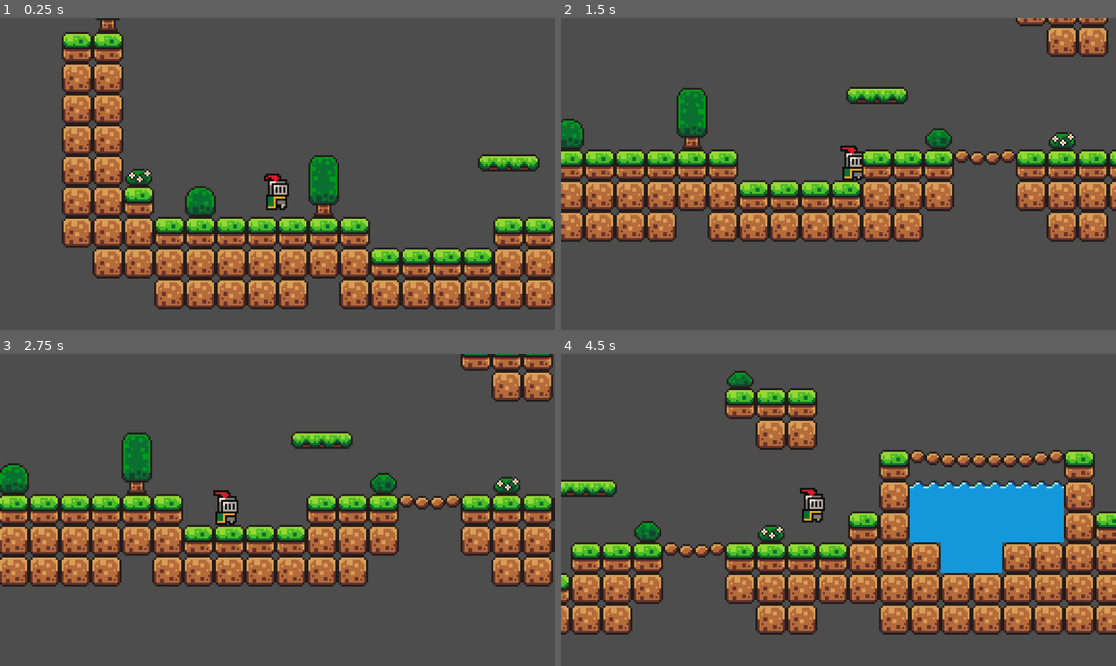
Above: before the commit, frames 1-4 (two rows, left to right).
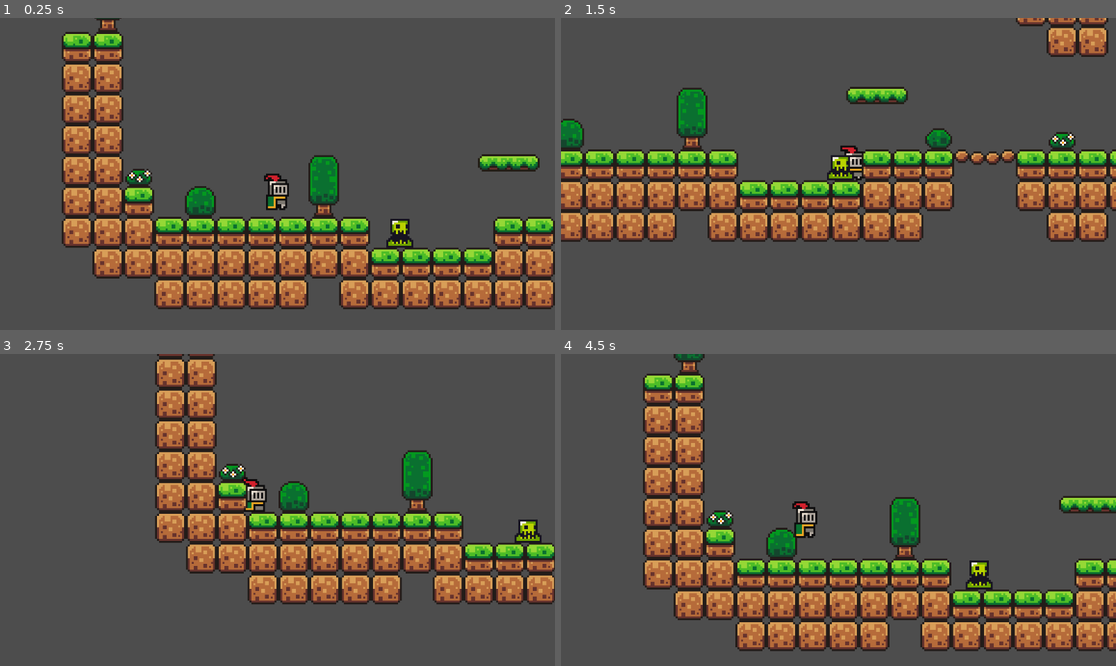
Above: after the commit, the same moments.

Repository: MevyDev/godot-brackeys-tutorial-2d
Game: Godot game, scene res://levels/level1/level_1.tscn
Two runs of this game, one before a commit and one after it. Both use one fixed random seed, a clock stepped at 60 frames per second and the inputs below.
Inputs:
- Up to frame 1 (0.25 s): no input
- Up to frame 2 (1.5 s): tap Enter (ui_accept) at 0.5, 0.77 s; hold Right (ui_right) from 0.53 s (still down)
- Up to frame 3 (2.75 s): tap Enter (ui_accept) at 1.52 s; release Right (ui_right) at 2.03 s; hold Left (ui_left) from 2.03 s (still down)
- Up to frame 4 (4.5 s): release Left (ui_left) at 2.78 s; hold Right (ui_right) 2.78-4.28 s; tap Enter (ui_accept) at 3.02, 3.77 s; hold Left (ui_left) from 4.28 s (still down)

The runs differ from the first frame. In frame 1, 0.4% of the frame differs, in the area x 69-75%, y 64-74%; in frame 2, 0.3%; in frame 3, 40%; in frame 4, 50%, in the area x 0-100%, y 0-96%.

Commit message:
add enemy to level 1

Diff:
--- a/entities/enemy/enemy.gd
+++ b/entities/enemy/enemy.gd
@@ -12,4 +12,4 @@
 		direction = 1
 	if(ray_cast_right.is_colliding()):
 		direction = -1
-	position.y += speed * delta * direction
+	position.x += speed * delta * direction
--- a/entities/enemy/enemy.tscn
+++ b/entities/enemy/enemy.tscn
@@ -57,7 +57,7 @@
 position = Vector2(0, -12)
 sprite_frames = SubResource("SpriteFrames_eaj7m")
 autoplay = "default"
-frame_progress = 0.897549
+frame_progress = 0.13872
 
 [node name="RayCastLeft" type="RayCast2D" parent="."]
 position = Vector2(0, -7)
--- a/levels/level1/level_1.tscn
+++ b/levels/level1/level_1.tscn
@@ -1,9 +1,10 @@
-[gd_scene load_steps=11 format=4 uid="uid://q3rar41emau5"]
+[gd_scene load_steps=12 format=4 uid="uid://q3rar41emau5"]
 
 [ext_resource type="Texture2D" uid="uid://bxlpusgt2rex8" path="res://assets/sprites/world_tileset.png" id="1_0fil7"]
 [ext_resource type="PackedScene" uid="uid://bwxs5ls3efb1s" path="res://entities/player/player.tscn" id="1_qqytr"]
 [ext_resource type="PackedScene" uid="uid://d0n8yao4kvl2t" path="res://entities/killzone/killzone.tscn" id="2_d3n5x"]
 [ext_resource type="PackedScene" uid="uid://dv11yfuqkwbjq" path="res://entities/platform/platform.tscn" id="3_dm7n7"]
+[ext_resource type="PackedScene" uid="uid://cio0jmufa8ke0" path="res://entities/enemy/enemy.tscn" id="5_02o5q"]
 
 [sub_resource type="TileSetAtlasSource" id="TileSetAtlasSource_dm7n7"]
 texture = ExtResource("1_0fil7")
@@ -245,3 +246,7 @@
 &"": SubResource("AnimationLibrary_02o5q")
 }
 autoplay = "move"
+
+[node name="Enemy" parent="." instance=ExtResource("5_02o5q")]
+position = Vector2(56, 48)
+speed = 30
